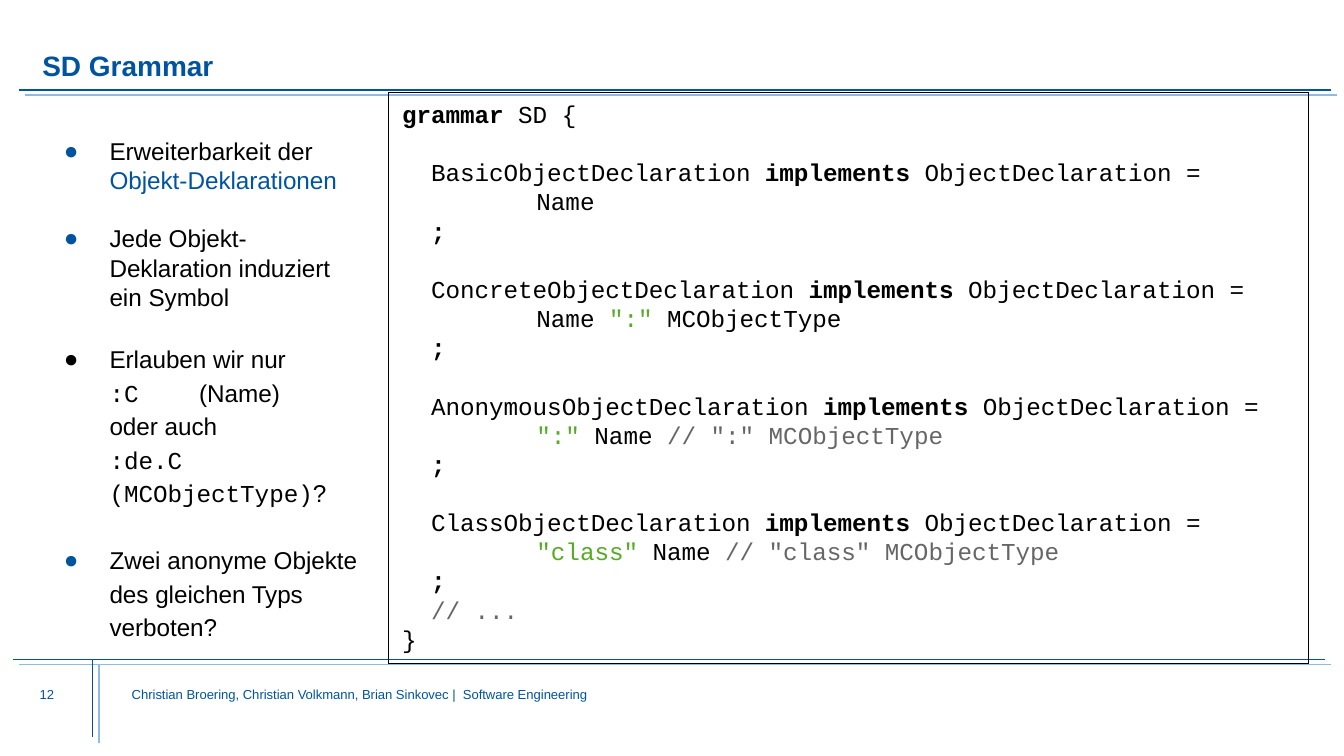
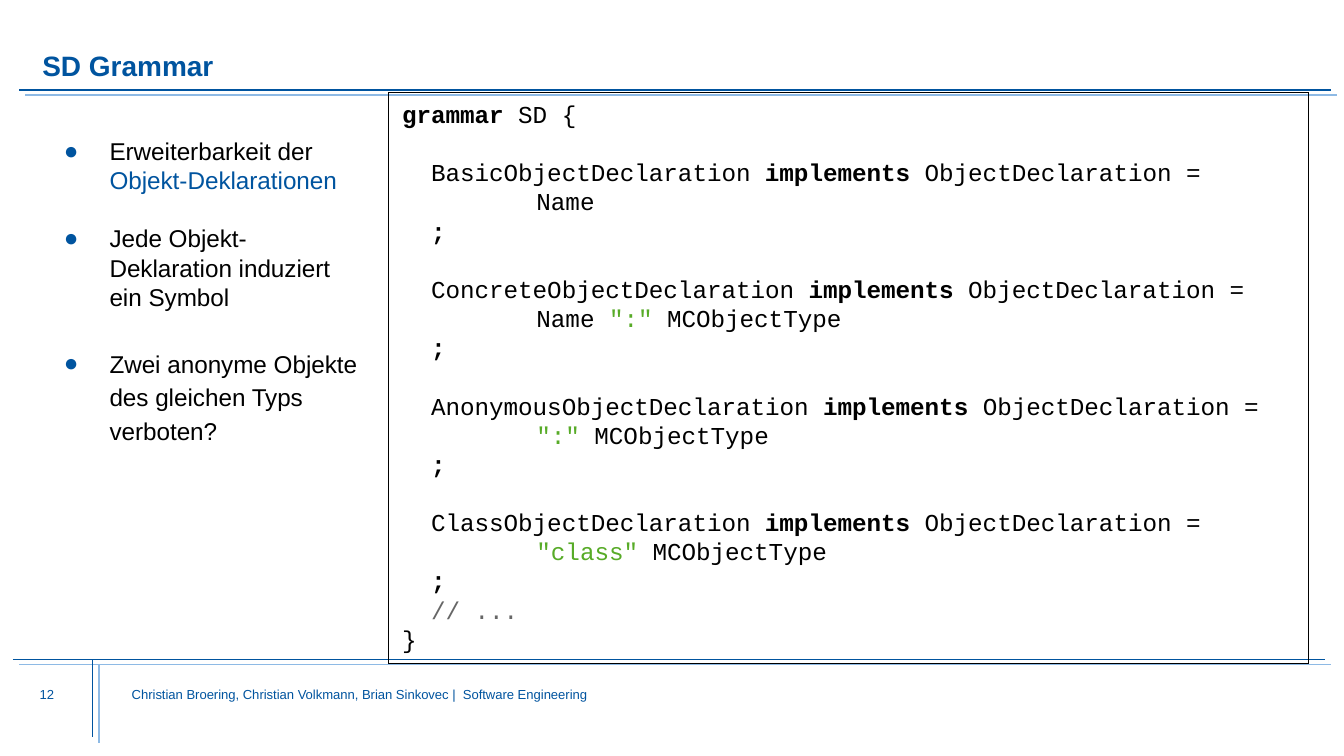
Before and after one commit to MontiCore/sequence-diagram, a slide deck: slide 12 of folien/grammar.pptx. Drawn at 1344x756 pixels with LibreOffice and Linux fonts; fonts in the diff are those of the drawing; background and template pictures are left out. Boxes give left, top, right and bottom in pixels: in the first picture for what was removed or moved away, otherwise in the second. Text is boxed around its words. In the diff, an @@ line names an element or a change of style, - is before the commit and + after.

Commit message:
slides adjusted - slide 12

```diff
--- a/folien/grammar.pptx
+++ b/folien/grammar.pptx
@@ text at [110, 350, 327, 507]: paragraphs removed @@
-● Erlauben wir nur
-:C (Name)
-oder auch
-:de.C (MCObjectType)?
@@ text in rectangle at [594, 426, 768, 449]: text changed; text colour #666666 to #000000 @@
-":" Name // ":" MCObjectType
+":" MCObjectType
@@ text in rectangle at [536, 543, 827, 565]: text changed; text colour #666666 to #000000 @@
-"class" Name // "class" MCObjectType
+"class" MCObjectType
```
